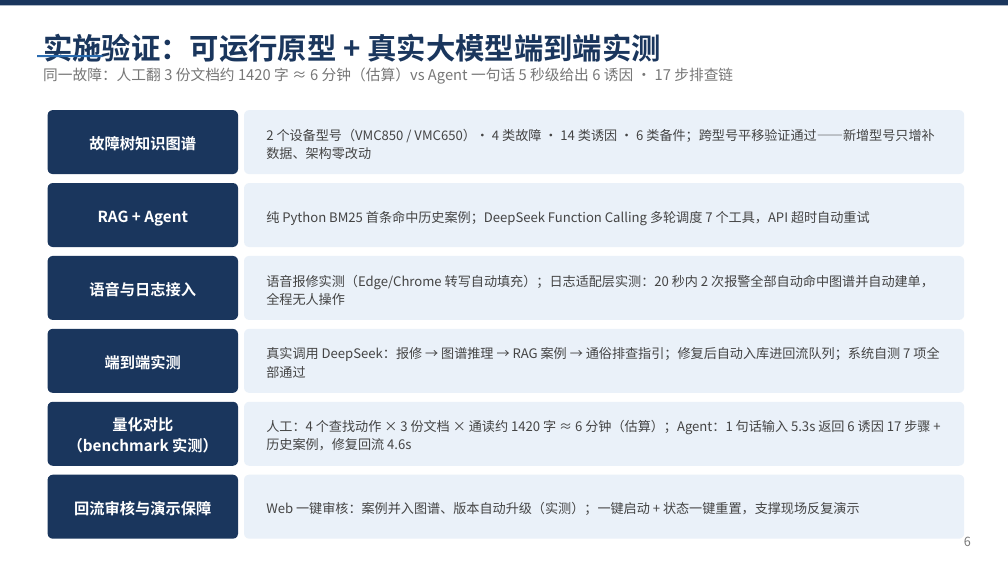
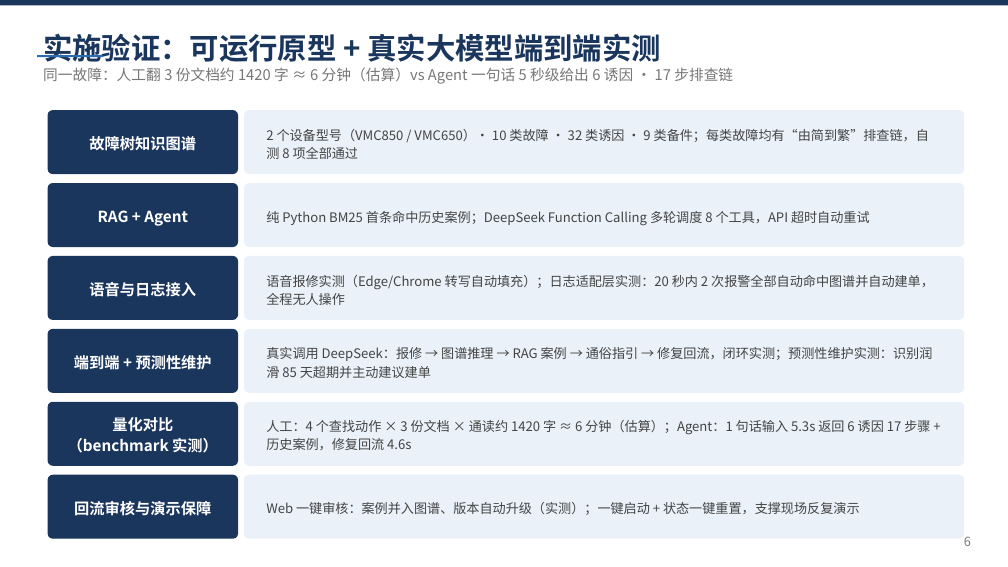
Before and after one commit to tai1238/Maint-Agent, a slide deck: slide 6 of Maint-Agent答辩PPT.pptx. Drawn at 1008x567 pixels with LibreOffice and Linux fonts; fonts in the diff are those of the drawing. Boxes give left, top, right and bottom in pixels: in the first picture for what was removed or moved away, otherwise in the second. Text is boxed around its words. In the diff, an @@ line names an element or a change of style, - is before the commit and + after.

```diff
--- a/Maint-Agent答辩PPT.pptx
+++ b/Maint-Agent答辩PPT.pptx
@@ text at [266, 129, 929, 159]: text changed @@
-2 个设备型号（VMC850 / VMC650）· 4 类故障 · 14 类诱因 · 6 类备件；跨型号平移验证通过——新增型号只增补数据、架构零改动
+2 个设备型号（VMC850 / VMC650）· 10 类故障 · 32 类诱因 · 9 类备件；每类故障均有“由简到繁”排查链，自测 8 项全部通过
@@ text at [266, 211, 870, 226]: text changed @@
-纯 Python BM25 首条命中历史案例；DeepSeek Function Calling 多轮调度 7 个工具，API 超时自动重试
+纯 Python BM25 首条命中历史案例；DeepSeek Function Calling 多轮调度 8 个工具，API 超时自动重试
@@ text at [74, 353, 212, 373]: text changed @@
-端到端实测
+端到端 + 预测性维护
@@ text at [266, 347, 932, 378]: text changed @@
-真实调用 DeepSeek：报修 → 图谱推理 → RAG 案例 → 通俗排查指引；修复后自动入库进回流队列；系统自测 7 项全部通过
+真实调用 DeepSeek：报修 → 图谱推理 → RAG 案例 → 通俗指引 → 修复回流，闭环实测；预测性维护实测：识别润滑 85 天超期并主动建议建单
```
Also in this commit, not shown: 1 other file.
